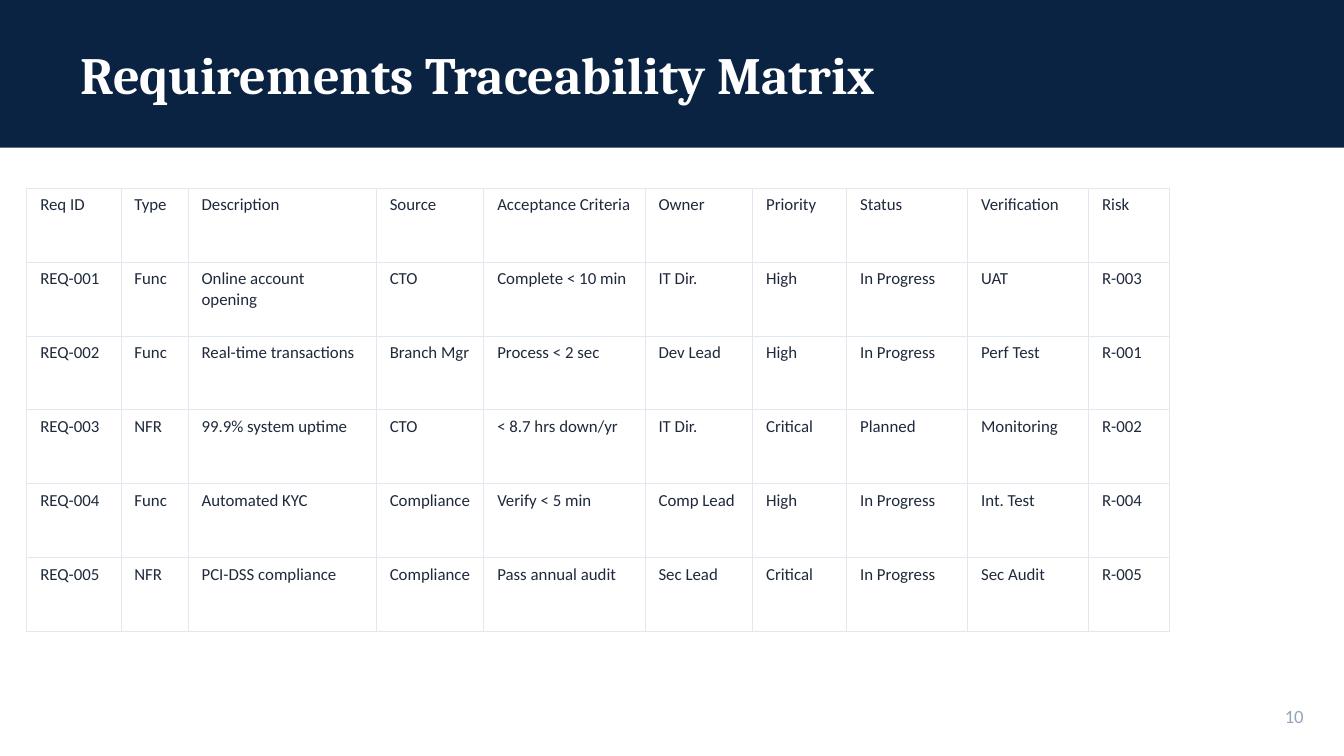
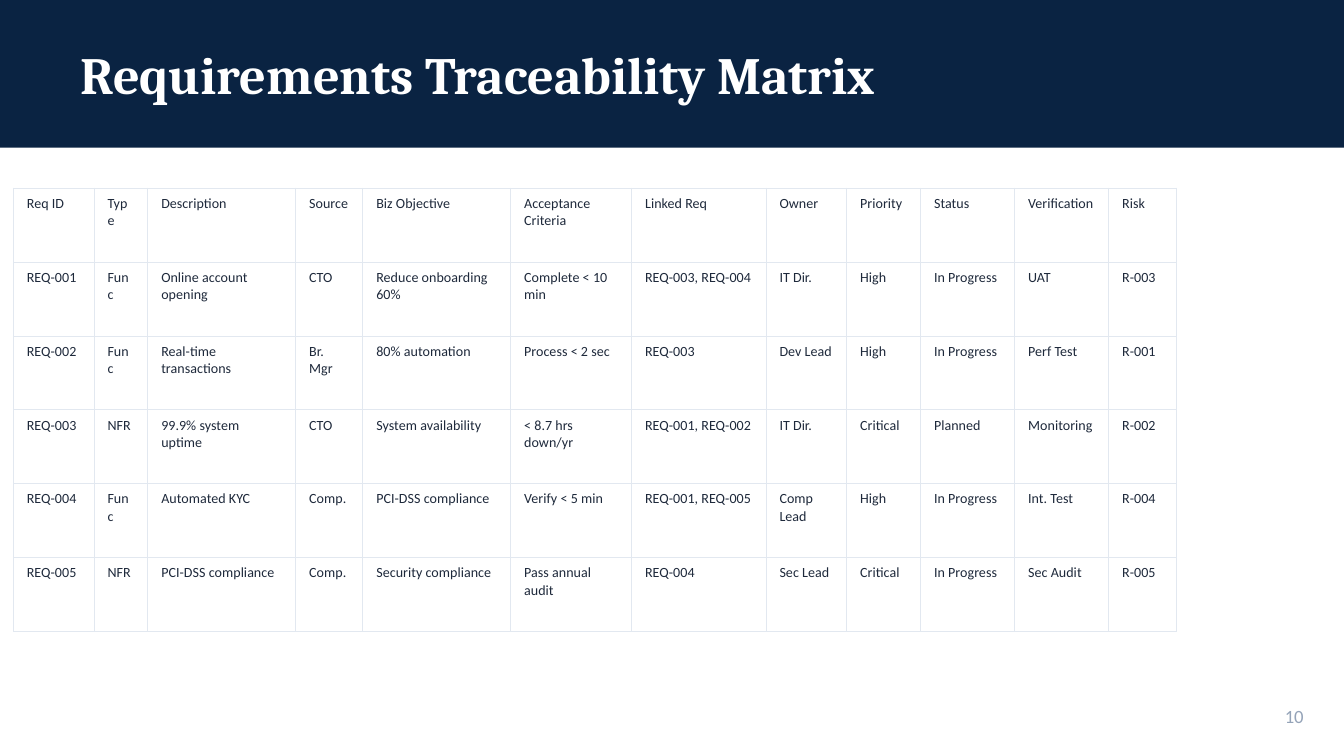
Before and after one commit to WitKoffie/Artist, a slide deck: slide 10 of FinalSubmission.pptx. Drawn at 1344x756 pixels with LibreOffice and Linux fonts; fonts in the diff are those of the drawing. Boxes give left, top, right and bottom in pixels: in the first picture for what was removed or moved away, otherwise in the second. Text is boxed around its words. In the diff, an @@ line names an element or a change of style, - is before the commit and + after.

```diff
--- a/FinalSubmission.pptx
+++ b/FinalSubmission.pptx
@@ table at <box>13,188,1176,599</box> @@
-column 4: Source | CTO | Branch Mgr | CTO | Compliance | Compliance
+column 4: Source | CTO | Br. Mgr | CTO | Comp. | Comp.
+column 5: Biz Objective | Reduce onboarding 60% | 80% automation | System availability | PCI-DSS compliance | Security compliance
+column 7: Linked Req | REQ-003, REQ-004 | REQ-003 | REQ-001, REQ-002 | REQ-001, REQ-005 | REQ-004
@@ table: place and size @@
-table at <box>27,188,1169,587</box>
+table at <box>13,188,1176,599</box>
```
Also in this commit, not shown: 17 other slides changed, 5 slides added, 2 slides removed, 2 other files.
